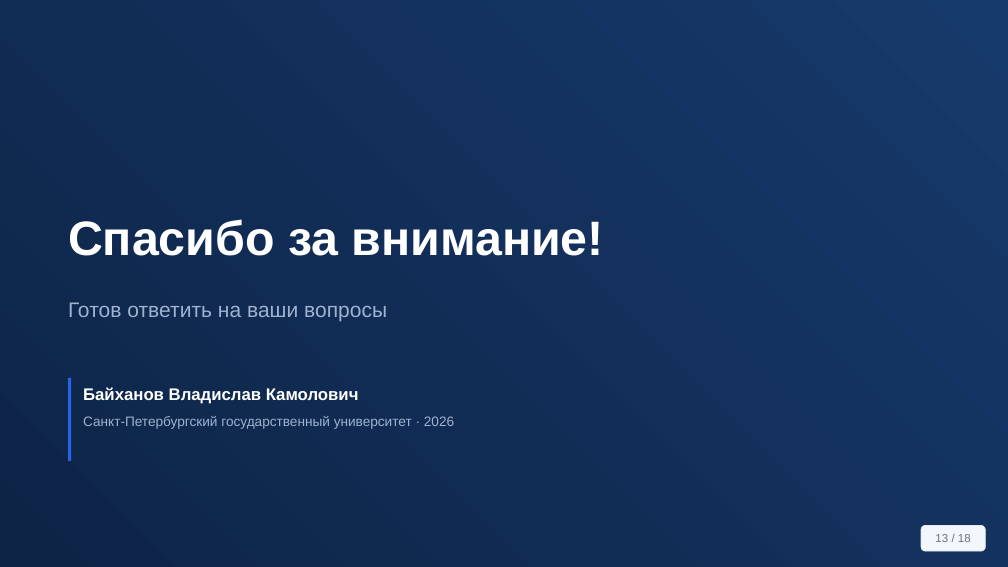
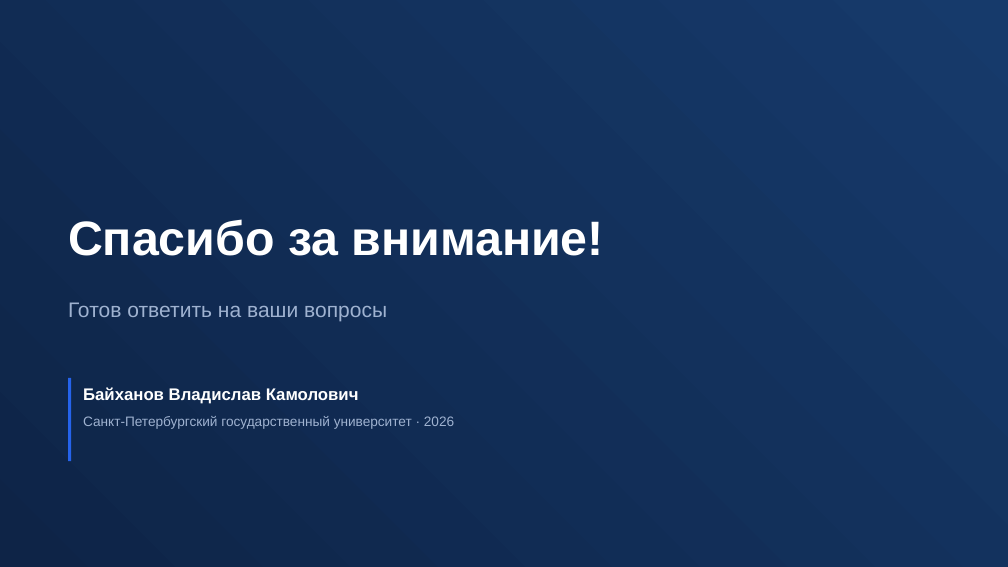
Before and after one commit to Confucius-hub/spbu_db_hw, a slide deck: slide 20 of thesis/vkr_final/Презентация_Финал_Байханов_2026.pptx (slide 13 before the commit). Drawn at 1008x567 pixels with LibreOffice and Linux fonts; fonts in the diff are those of the drawing. Boxes give left, top, right and bottom in pixels: in the first picture for what was removed or moved away, otherwise in the second. Text is boxed around its words. In the diff, an @@ line names an element or a change of style, - is before the commit and + after.

```diff
--- a/thesis/vkr_final/Презентация_Финал_Байханов_2026.pptx
+++ b/thesis/vkr_final/Презентация_Финал_Байханов_2026.pptx
@@ rounded rectangle removed at <box>921,526,985,551</box> @@
-13 / 18
```
Also in this commit, not shown: 15 other slides changed, 3 slides added, 1 slide removed, 5 other files.
